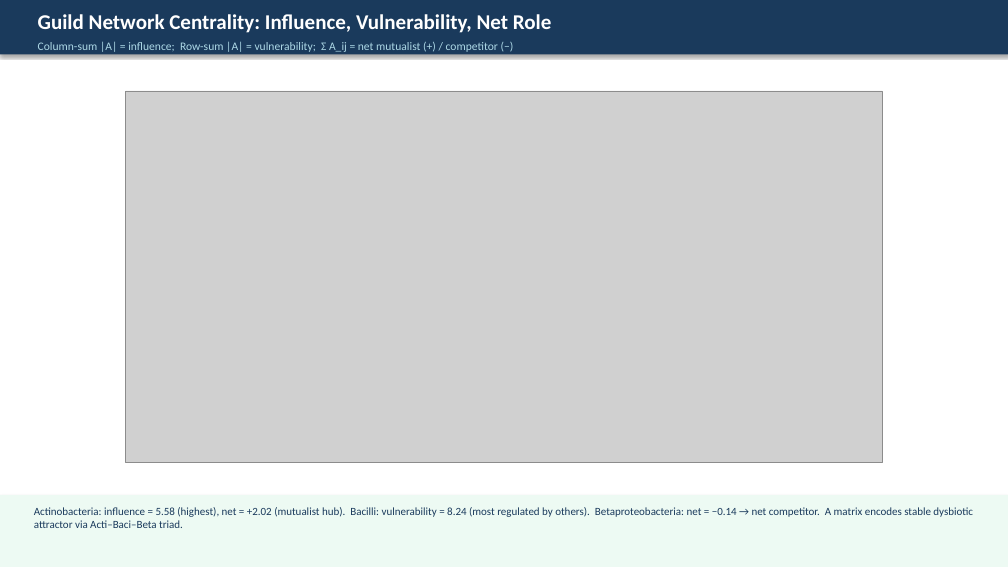
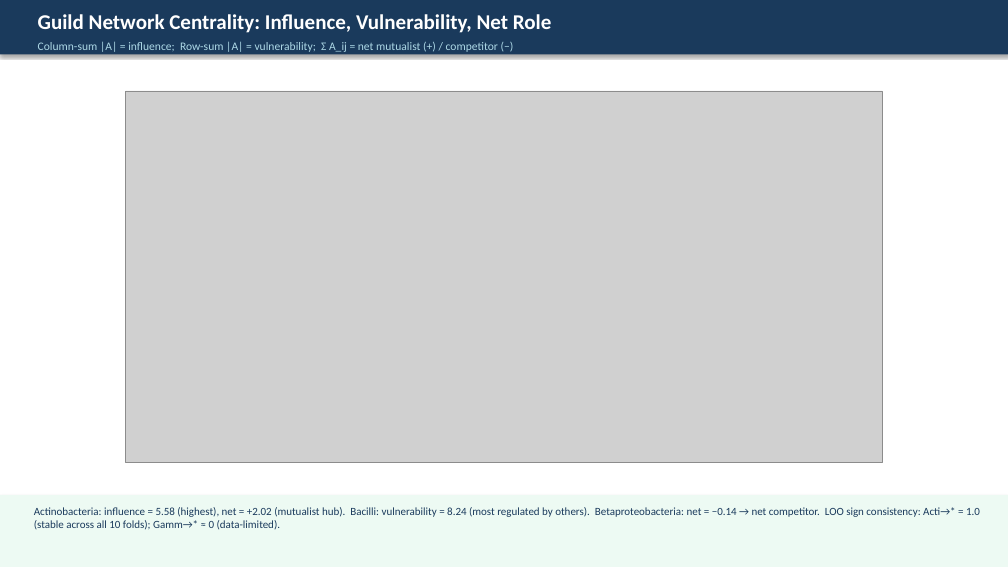
Before and after one commit to keisuke58/nife_intern, a slide deck: slide 43 of dieckow_paper/progress_report_dieckow_extended.pptx. Drawn at 1008x567 pixels with LibreOffice and Linux fonts; fonts in the diff are those of the drawing; grey boxes stand for pictures. Boxes give left, top, right and bottom in pixels: in the first picture for what was removed or moved away, otherwise in the second. Text is boxed around its words. In the diff, an @@ line names an element or a change of style, - is before the commit and + after.

```diff
--- a/dieckow_paper/progress_report_dieckow_extended.pptx
+++ b/dieckow_paper/progress_report_dieckow_extended.pptx
@@ text at bbox=[34, 507, 980, 530]: text changed @@
-Actinobacteria: influence = 5.58 (highest), net = +2.02 (mutualist hub). Bacilli: vulnerability = 8.24 (most regulated by others). Betaproteobacteria: net = −0.14 → net competitor. A matrix encodes stable dysbiotic attractor via Acti–Baci–Beta triad.
+Actinobacteria: influence = 5.58 (highest), net = +2.02 (mutualist hub). Bacilli: vulnerability = 8.24 (most regulated by others). Betaproteobacteria: net = −0.14 → net competitor. LOO sign consistency: Acti→* = 1.0 (stable across all 10 folds); Gamm→* ≈ 0 (data-limited).
```
Also in this commit, not shown: 3 slides added, 3 other files.
